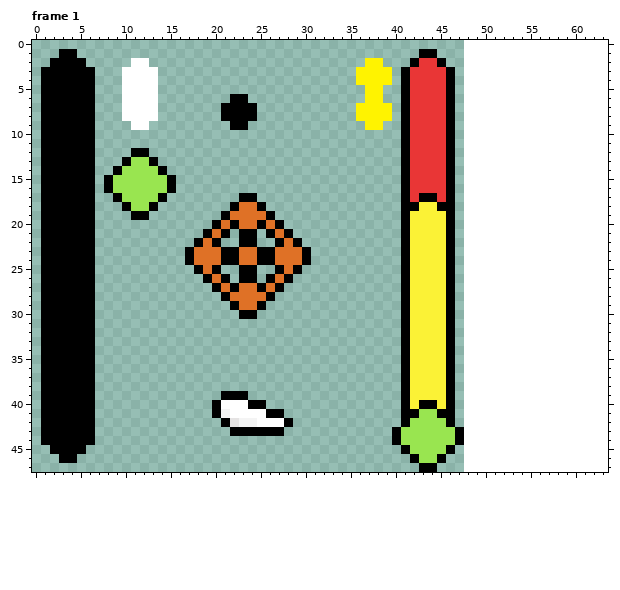
Pixel-art file: assets/sprites/aim_system.aseprite. The picture above was drawn from the file before the commit.
48x48 pixels, 5 frames. Shown: frame 1. The old version is drawn lined up with the new one, on the new canvas.
Once edited:
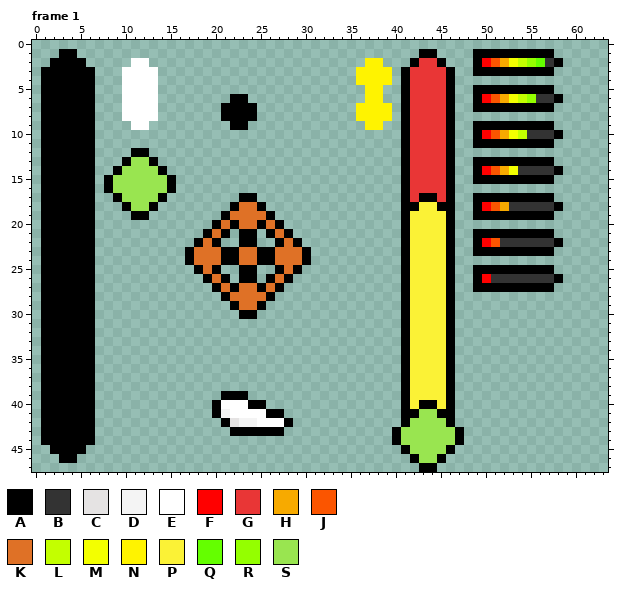
Palette (. is transparent): A #000000  B #333333  C #e5e3e3  D #f4f4f4  E #ffffff  F #ff0000  G #e93636  H #f7aa00  J #fb5500  K #df7126  L #c3ff00  M #f3ff00  N #fff300  P #fbf236  Q #64ff00  R #94ff00  S #99e550
The exact change:
canvas 48x48 -> 64x48
Frame 1:
Colour A now appears in row 1 at x 49 to 57; in row 2 at x 49 and 58; in row 3 at x 49 to 57; in row 5 at x 49 to 57; in row 6 at x 49 and 58; in row 7 at x 49 to 57.
Colour A now appears in row 9 at x 49 to 57; in row 10 at x 49 and 58; in row 11 at x 49 to 57; in row 13 at x 49 to 57; in row 14 at x 49 and 58; in row 15 at x 49 to 57.
Colour A now appears in row 17 at x 49 to 57; in row 18 at x 49 and 58; in row 19 at x 49 to 57; in row 21 at x 49 to 57; in row 22 at x 49 and 58; in row 23 at x 49 to 57.
Colour A now appears in row 25 at x 49 to 57; in row 26 at x 49 and 58; in row 27 at x 49 to 57.
Colour B now appears in row 2 at x 57; in row 6 at x 56 to 57; in row 10 at x 55 to 57; in row 14 at x 54 to 57; in row 18 at x 53 to 57; in row 22 at x 52 to 57.
Colour B now appears in row 26 at x 51 to 57.
Colour F now appears in row 2 at x 50; in row 6 at x 50; in row 10 at x 50; in row 14 at x 50; in row 18 at x 50; in row 22 at x 50.
Colour F now appears in row 26 at x 50.
Colour H now appears in row 2 at x 52; in row 6 at x 52; in row 10 at x 52; in row 14 at x 52; in row 18 at x 52.
Colour J now appears in row 2 at x 51; in row 6 at x 51; in row 10 at x 51; in row 14 at x 51; in row 18 at x 51; in row 22 at x 51.
Colour L now appears in row 2 at x 54; in row 6 at x 54; in row 10 at x 54.
Colour M now appears in row 2 at x 53; in row 6 at x 53; in row 10 at x 53; in row 14 at x 53.
Colour Q now appears in row 2 at x 56.
Colour R now appears in row 2 at x 55; in row 6 at x 55.
Where, in picture pixels (left, top, right, bottom), the same in both pictures:
added: (473, 49, 563, 292)
